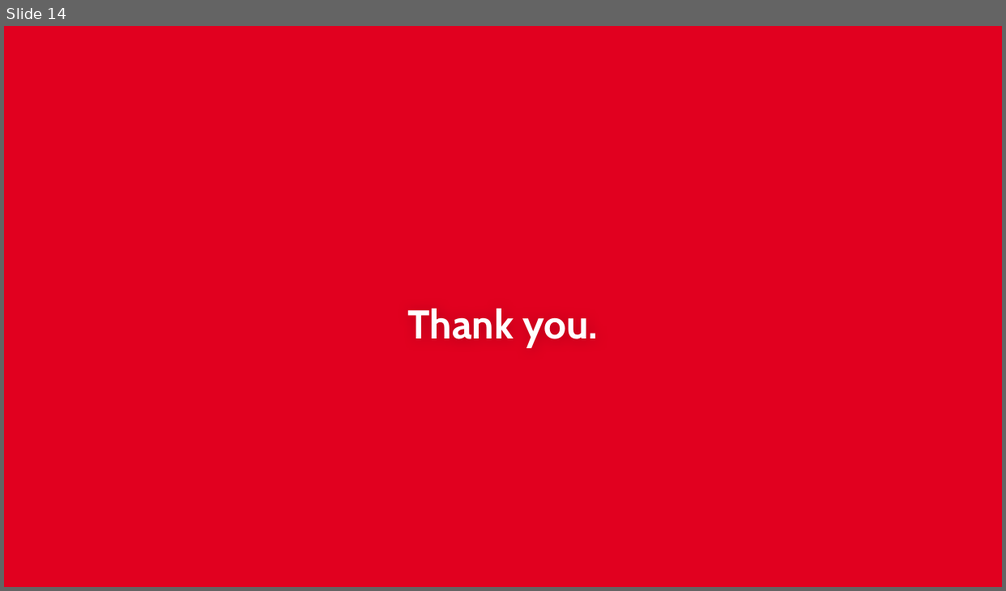
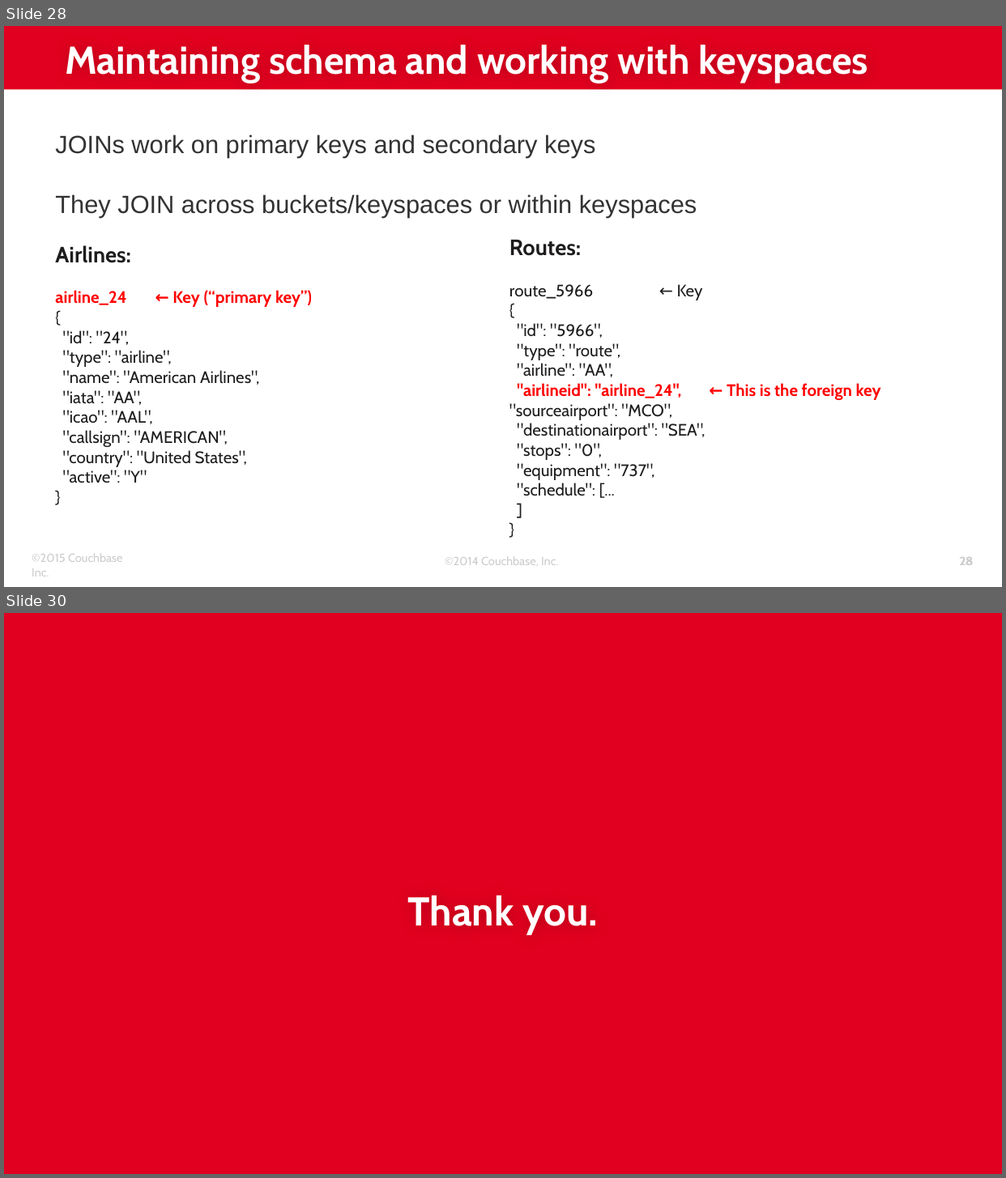
Before and after one commit to subalakr/workshop, a slide deck: server/presentations/Lec-03_N1QL_Introduction.pptx. Shown one above the other, each under a label of ours: slide 14 before the commit, slides 28 and 30 after it; the slides between them are not shown. The pictures are 1006x591 and 1006x1178 pixels, drawn with LibreOffice and Linux fonts; fonts in the diff are those of the drawing; background and template pictures are left out. Boxes give left, top, right and bottom in pixels: in the first picture for what was removed or moved away, otherwise in the second. Text is boxed around its words. In the diff, an @@ line names an element or a change of style, - is before the commit and + after.

```diff
--- a/server/presentations/Lec-03_N1QL_Introduction.pptx
+++ b/server/presentations/Lec-03_N1QL_Introduction.pptx
@@ slide 28 added at <box>4,26,1002,587</box>, background #FFFFFF @@
@@ rectangle added at <box>4,26,1002,90</box>, fill #E1001F @@
@@ title added at <box>65,45,869,83</box>, 28 pt, text #FFFFFF, bold @@
+Maintaining schema and working with keyspaces
@@ text added at <box>55,135,697,217</box>, 18 pt, text #333333 @@
+JOINs work on primary keys and secondary keys
+They JOIN across buckets/keyspaces or within keyspaces
@@ text added at <box>509,240,881,497</box>, 12 pt, text #1E1C1C @@
+Routes:
+route_5966 ← Key
+{
+"id": "5966",
+"type": "route",
+"airline": "AA",
+"airlineid": "airline_24", ← This is the foreign key "sourceairport": "MCO",
+"destinationairport": "SEA",
+"stops": "0",
+"equipment": "737",
+"schedule": [...
+]
+}
@@ text added at <box>55,246,312,484</box>, 12 pt, text #1E1C1C @@
+Airlines:
+airline_24 ← Key (“primary key”)
+{
+"id": "24",
+"type": "airline",
+"name": "American Airlines",
+"iata": "AA",
+"icao": "AAL",
+"callsign": "AMERICAN",
+"country": "United States",
+"active": "Y"
+}
@@ text added at <box>32,553,123,577</box>, 8.5 pt, text #CCCCCC @@
+©2015 Couchbase Inc.
@@ text added at <box>445,557,558,565</box>, 8.5 pt, text #CCCCCC @@
+©2014 Couchbase, Inc.
@@ page number added at <box>902,546,983,576</box>, 8.5 pt, text #CCCCCC @@
+28
@@ page number added at <box>959,557,972,565</box>, 8.5 pt, text #CCCCCC @@
+28
@@ what was slide 14 is now slide 30 @@
```
Also in this commit, not shown: 1 slide changed, 27 other slides added, 13 slides removed.
